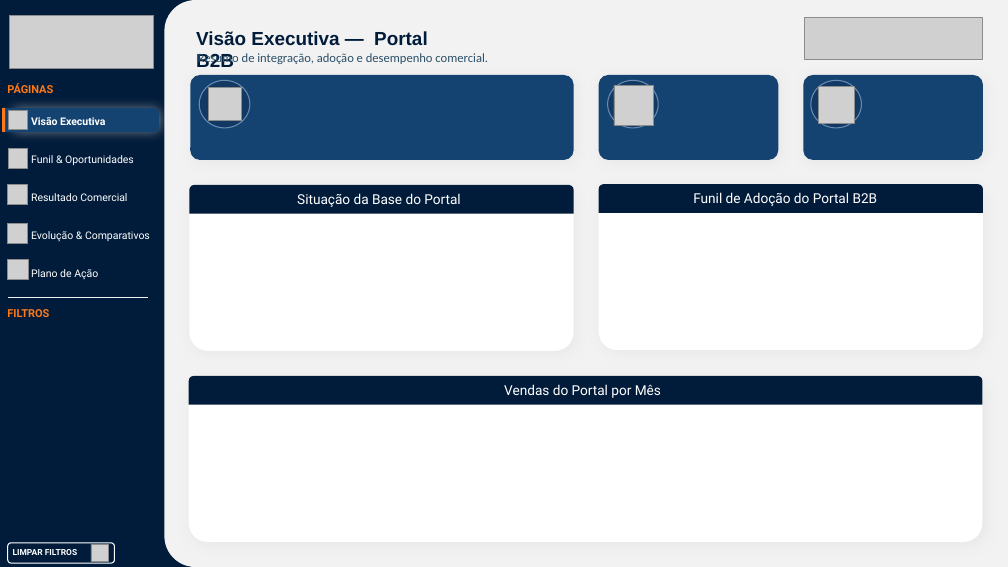
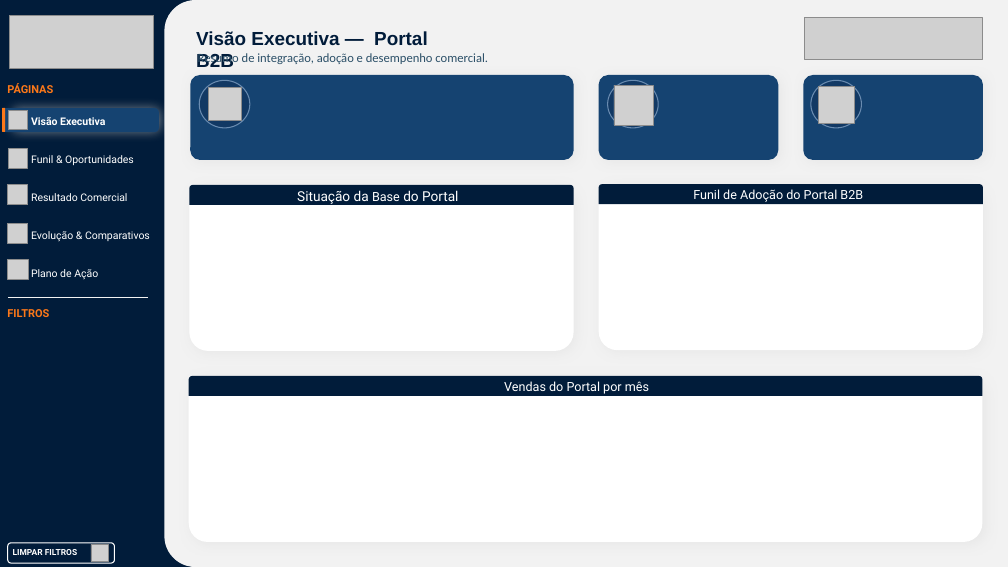
Before and after one commit to Joao-VM-Silva/portal-b2b-analise-canal-digital, a slide deck: slide 1 of images/layouts/paginas-portal-b2b.pptx. Drawn at 1008x567 pixels with LibreOffice and Linux fonts; fonts in the diff are those of the drawing; grey boxes stand for pictures. Boxes give left, top, right and bottom in pixels: in the first picture for what was removed or moved away, otherwise in the second. Text is boxed around its words. In the diff, an @@ line names an element or a change of style, - is before the commit and + after.

```diff
--- a/images/layouts/paginas-portal-b2b.pptx
+++ b/images/layouts/paginas-portal-b2b.pptx
@@ round same rect resized from (x1=189, y1=185, x2=573, y2=214) to (x1=189, y1=185, x2=573, y2=205) @@
@@ text "Situação da Base do Portal" at (x1=297, y1=190, x2=458, y2=204): size 13 to 12 pt in "Base" @@
@@ round same rect resized from (x1=599, y1=185, x2=983, y2=213) to (x1=599, y1=185, x2=983, y2=204) @@
@@ text "Funil de Adoção do Portal ..." at (x1=693, y1=189, x2=863, y2=202): size 13 to 12 pt @@
@@ round same rect resized from (x1=189, y1=376, x2=983, y2=405) to (x1=189, y1=376, x2=983, y2=395) @@
@@ text at (x1=504, y1=381, x2=649, y2=394): text changed; size 13 to 12 pt @@
-Vendas do Portal por Mês
+Vendas do Portal por mês
```
Also in this commit, not shown: 4 other slides changed, 6 other files.
